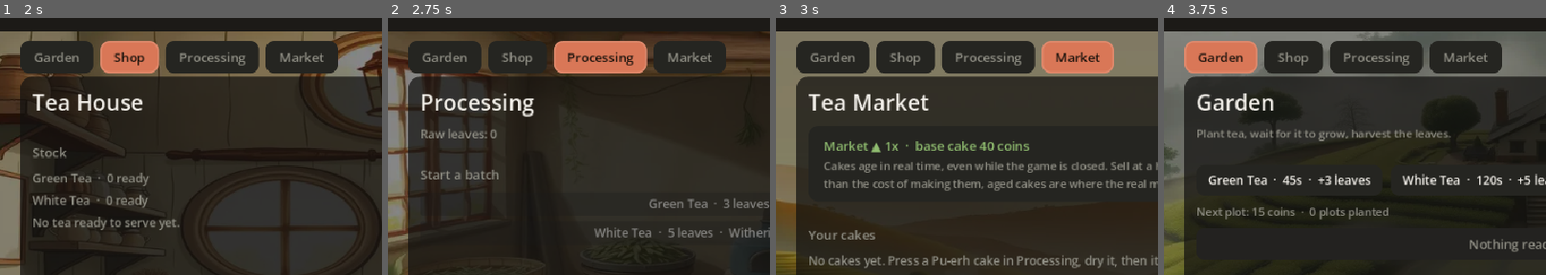
Above: before the commit, frames 1-4 (left to right).
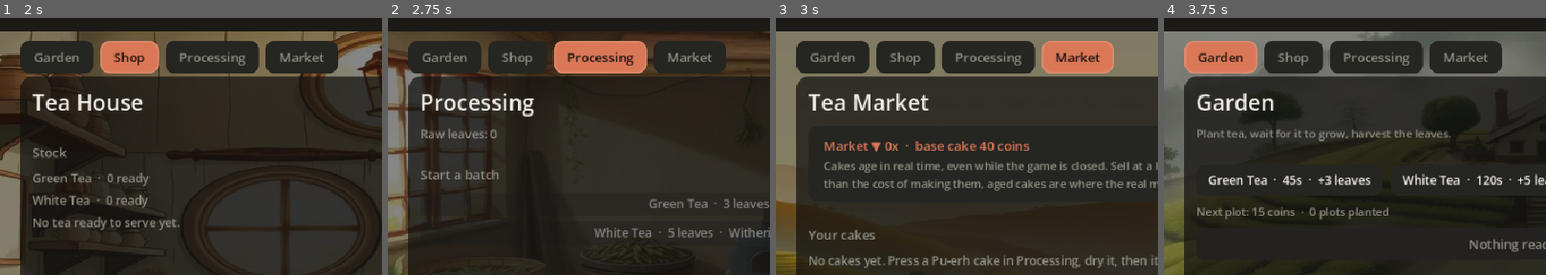
Above: after the commit, the same moments.

Repository: adisetiawanx/indie-game
Game: Godot game, scene res://scenes/main.tscn
Same seed, same stepped clock (60 frames per second), same inputs: the game is played once before the commit and once after it.
Inputs:
- Up to frame 1 (2 s): click "Garden" at 0.5 s; click "Shop" at 1.25 s
- Up to frame 2 (2.75 s): click "Processing" at 2 s
- Up to frame 3 (3 s): click "Market" at 2.75 s
- Up to frame 4 (3.75 s): click "Garden" at 3.5 s
The pictures show only the part of the screen within x 0-50%, y 5-55%; the shares and areas given below are measured in that part.

Frames 1-2 are identical in both runs. In frame 3, 0.8% of the frame differs, in the area x 12-67%, y 47-53%; in frame 4, nothing differs.

Commit message:
dev speed flag for playtesting aging, faster market wave

Diff:
--- a/scripts/game_state.gd
+++ b/scripts/game_state.gd
@@ -106,10 +106,23 @@
 var stats_served: int = 0
 var stats_earned: float = 0.0
 
+# Skala waktu utk playtest: --dev-speed membuat 1 detik nyata = 300 detik game
+# (5 menit game per detik), supaya tier aging berhari-hari terasa dalam satu
+# sesi: Aged 3 hari = ~9 menit main, Reserve 7 hari = ~21 menit.
+var time_scale := 1.0
+var virtual_offset := 0.0
+
 
 func _ready() -> void:
 	for st in STATIONS.keys():
 		station_queues[st] = []
+	if OS.get_cmdline_user_args().has("--dev-speed"):
+		time_scale = 300.0
+
+
+func _process(delta: float) -> void:
+	if time_scale != 1.0:
+		virtual_offset += delta * (time_scale - 1.0)
 
 
 # ============ LEVEL KEDAI ============
@@ -327,9 +340,9 @@
 func market_mult_at(unix_seconds: float) -> float:
 	var hours: float = unix_seconds / 3600.0
 	var wave: float = (
-		0.35 * sin(hours * 0.26)
-		+ 0.22 * sin(hours * 0.83 + 1.7)
-		+ 0.13 * sin(hours * 2.1 + 4.2)
+		0.30 * sin(hours * 0.26)
+		+ 0.20 * sin(hours * 0.83 + 1.7)
+		+ 0.15 * sin(hours * 8.0 + 4.2)
 	)
 	var t: float = (wave + 0.7) / 1.4
 	return MARKET_MIN + t * (MARKET_MAX - MARKET_MIN)
@@ -425,7 +438,7 @@
 # ============ UTIL ============
 
 func _now() -> float:
-	return Time.get_unix_time_from_system()
+	return Time.get_unix_time_from_system() + virtual_offset
 
 
 func reset() -> void:
